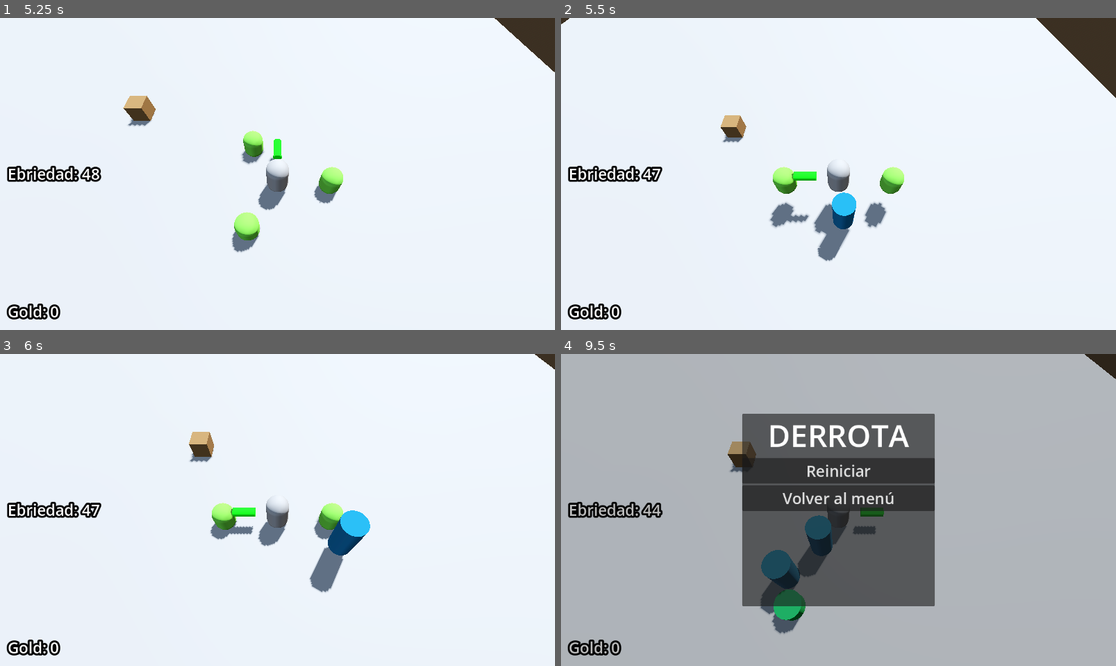
Above: before the commit, frames 1-4 (two rows, left to right).
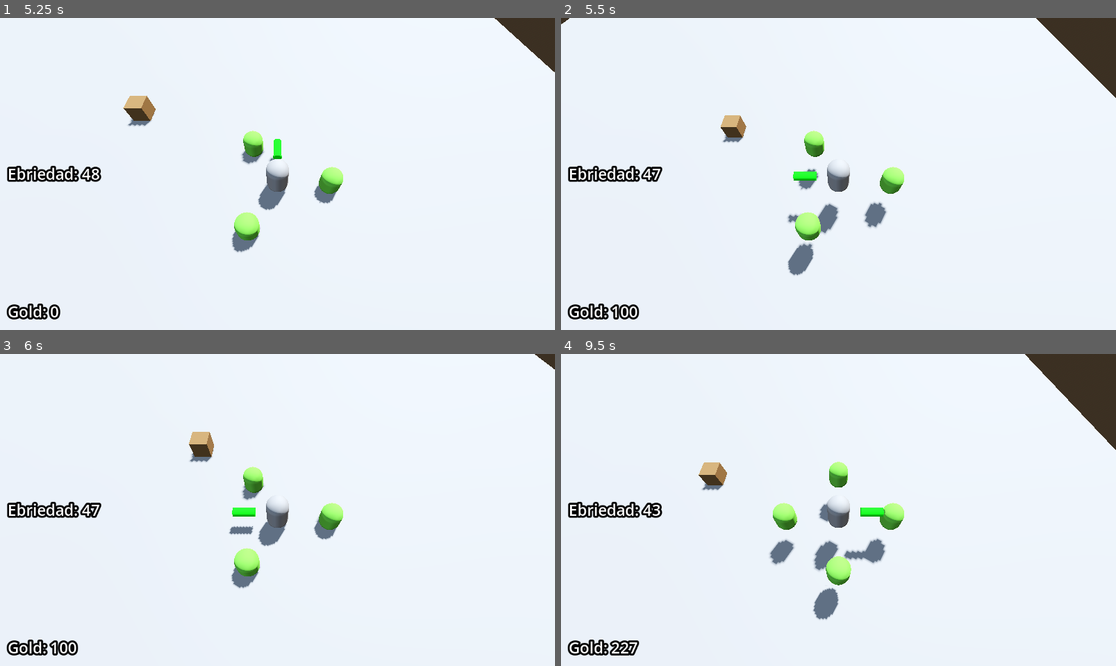
Above: after the commit, the same moments.

Repository: Ra-vanTech/ProjectBoozeArmy
Game: Godot game, scene res://ui/menu_screen/main_menu.tscn
Two runs of this game, one before a commit and one after it. Both use one fixed random seed, a clock stepped at 60 frames per second and the inputs below.
Inputs (mouse positions are in pixels of both pictures, inside the frame that each line leads up to):
- Up to frame 1 (5.25 s): click "Jugar" at 0.5 s; click "Jugar" at 1.25 s; move the mouse to (399, 158) at 2.02 s; hold D (move_right) 2.03-2.78 s; right-click (399, 158) at 2.1 s; tap Space (jump) at 2.27, 3.02, 4.52 s; move the mouse to (166, 189) at 2.77 s; hold S (move_back) 2.78-3.53 s; tap Q (despawn_dwarf) at 2.85 s; right-click (166, 189) at 3.05 s; move the mouse to (333, 105) at 3.52 s; hold D (move_right) 3.53-4.28 s; right-click (333, 105) at 3.6 s; move the mouse to (249, 236) at 4.27 s; hold W (move_forward) 4.28-5.03 s; tap E (spawn_dwarf) at 4.35 s; right-click (249, 236) at 4.55 s; move the mouse to (444, 220) at 5.02 s; hold A (move_left) from 5.03 s (still down); right-click (444, 220) at 5.1 s
- Up to frame 2 (5.5 s): keep holding A (move_left); tap Space (jump) at 5.27 s
- Up to frame 3 (6 s): keep holding A (move_left); move the mouse to (111, 463) at 5.77 s; tap Q (despawn_dwarf) at 5.85 s
- Up to frame 4 (9.5 s): tap Space (jump) at 6.02, 7.52, 8.27, 9.02 s; right-click (672, 463) at 6.05 s; move the mouse to (866, 510) at 6.52 s; release A (move_left) at 6.53 s; hold S (move_back) 6.53-7.28 s; right-click (866, 510) at 6.6 s; move the mouse to (755, 432) at 7.27 s; hold D (move_right) 7.28-8.03 s; tap E (spawn_dwarf) at 7.35 s; right-click (755, 432) at 7.55 s; move the mouse to (960, 494) at 8.02 s; hold W (move_forward) 8.03-8.78 s; right-click (960, 494) at 8.1 s; move the mouse to (727, 525) at 8.77 s; hold D (move_right) from 8.78 s (still down); tap Q (despawn_dwarf) at 8.85 s; right-click (727, 525) at 9.05 s

Frame 1 is identical in both runs. In frame 2, 2.5% of the frame differs, in the area x 8-54%, y 36-97%; in frame 3, 2.7%; in frame 4, 98%, in the area x 0-100%, y 0-100%.

Commit message:
feat: implementación del sistema de ebriedad

Diff:
--- a/entities/player/dwarves/scripts/enano_base.gd
+++ b/entities/player/dwarves/scripts/enano_base.gd
@@ -1,8 +1,5 @@
 class_name EnanoBase
 extends CharacterBody3D
-
-@onready var attack_range: Area3D = %AttackRange
-@onready var state_machine: StateMachine = %StateMachine
 
 @export var damage: float = 10.0
 @export var cooldown_base: float = 1.0
@@ -10,40 +7,52 @@
 #estado dinamico
 var enemies_in_range: Array[Node3D] = []
 
+@onready var attack_range: Area3D = %AttackRange
+@onready var state_machine: StateMachine = %StateMachine
+
+
 func _ready() -> void:
-  attack_range.body_entered.connect(_on_attack_range_body_entered)
-  attack_range.body_exited.connect(_on_attack_range_body_exited)
+	attack_range.body_entered.connect(_on_attack_range_body_entered)
+	attack_range.body_exited.connect(_on_attack_range_body_exited)
 
 
 func _physics_process(delta: float) -> void:
-	#comportamiento de FSM
-  state_machine.tick(delta)
+	state_machine.tick(delta)
 
 
 # Metodos de calculo de daño
-func obtener_modificador_ebriedad() -> float: return 1.0 # simula el nivel 1
-func obtener_modificador_upgrades() -> float: return 0.0 # simula el nivel 1
+func obtener_modificador_ebriedad() -> float:
+	var drunkeness: DrunkenessMeter = get_tree().get_first_node_in_group("drunkeness")
+	print(drunkeness.drunkeness)
+	return drunkeness.drunkeness
+
+
+func obtener_modificador_upgrades() -> float:
+	return 0.0 # simula el nivel 1
+
 
 func obtener_daño_final() -> float:
-  var mod_ebriedad: float = obtener_modificador_ebriedad()
-  var mod_upgrades: float = obtener_modificador_upgrades()
-  #retorna la formula de daño final
-  return damage * mod_ebriedad * (1.0 + mod_upgrades)
+	var mod_ebriedad: float = obtener_modificador_ebriedad()
+	var mod_upgrades: float = obtener_modificador_upgrades()
+	#retorna la formula de daño final
+	return damage * (1.0 + mod_ebriedad) * (1.0 + mod_upgrades)
 
 
 # Acciones base (poliformismo)
 func _attack(target: Node3D) -> void:
-  if not is_instance_valid(target):
-    return
-  var attack := Attack.new()
-  attack.damage = obtener_daño_final()
-  target.damage(attack)
+	if not is_instance_valid(target):
+		return
+	var attack := Attack.new()
+	attack.damage = obtener_daño_final()
+	target.damage(attack)
+
 
 # señales de deteccion
 func _on_attack_range_body_entered(body: Node3D) -> void:
-  if body.is_in_group("enemy") and not enemies_in_range.has(body):
-    enemies_in_range.append(body)
+	if body.is_in_group("enemy") and not enemies_in_range.has(body):
+		enemies_in_range.append(body)
+
 
 func _on_attack_range_body_exited(body: Node3D) -> void:
-  if body.is_in_group("enemy") and enemies_in_range.has(body):
-    enemies_in_range.erase(body)
+	if body.is_in_group("enemy") and enemies_in_range.has(body):
+		enemies_in_range.erase(body)
--- a/entities/player/scripts/player.gd
+++ b/entities/player/scripts/player.gd
@@ -1,12 +1,12 @@
 class_name Player
 extends CharacterBody3D
-
-# Precargar la escena del proyectil
-const PROJECTILE_SCENE: PackedScene = preload("res://entities/weapons/scenes/projectile.tscn")
 
 @export var health := 100.0
 @export var COINS_DROPPED := 0
 
+var timer: Timer
+
+@onready var drunkeness: DrunkenessMeter = get_tree().get_first_node_in_group("drunkeness")
 @onready var state_machine: StateMachine = %StateMachine
 @onready var input_component: InputComponent = %InputComponent
 @onready var hit_box_component: HitBoxComponent = %HitBoxComponent
@@ -15,6 +15,11 @@
 
 func _ready() -> void:
 	Engine.time_scale = 1
+	timer = Timer.new()
+	timer.wait_time = 1.0
+	timer.one_shot = false
+	add_child(timer)
+	timer.timeout.connect(sobriety_damage)
 	hit_box_component.health_component.health = health
 	hit_box_component.health_component.COINS_DROPPED_DEFAULT = COINS_DROPPED
 
@@ -23,10 +28,11 @@
 func _physics_process(delta: float) -> void:
 	state_machine.tick(delta)
 
-	# all mish-mashed together just to see if it works, it sort of does, it doesnt work if not moving
-	# Sistema de disparo
-	if input_component.is_shooting:
-		shoot()
+	#probablemente esté HORRIBLEMENTE desoptimizado al hacer esto pero bueno
+	if drunkeness.drunkeness == 0:
+		drunkeness_reached_zero()
+	else:
+		drunkeness_above_zero()
 
 	if input_component.wants_spawn:
 		dwarf_system.agregar_enano()
@@ -38,22 +44,25 @@
 		state_machine.change_state("PausedState")
 
 
-func shoot() -> void:
-	# Crear instancia del proyectil
-	var projectile: RigidBody3D = PROJECTILE_SCENE.instantiate()
-	# Agregar el proyectil a la escena (como hijo del root)
-	get_tree().root.add_child(projectile)
+func drunkeness_reached_zero() -> void:
+	if timer.is_stopped():
+		timer.start()
+	else:
+		return
 
-	# Posicionar el proyectil desde el cilindro del jugador
-	# Offset vertical para que salga del centro del cilindro
-	var spawn_height_offset: float = 1.2
-	projectile.global_position = global_position + Vector3(input_component.move_direction.x, spawn_height_offset, input_component.move_direction.y).normalized()
 
-	# Calcular dirección de disparo segun el ese del input, por ahora no sé apuntar con la cámara
-	var shoot_direction: Vector3 = Vector3(input_component.move_direction.x, 0, input_component.move_direction.y).normalized()
+func drunkeness_above_zero() -> void:
+	if not timer.is_stopped():
+		timer.stop()
+	else:
+		return
 
-	# Lanzar el proyectil
-	projectile.launch(shoot_direction)
+
+func sobriety_damage() -> void:
+	var chance = randi_range(0, 2)
+	if chance == 1:
+		print("Enano muere por sobrio")
+		damage()
 
 
 func damage():
